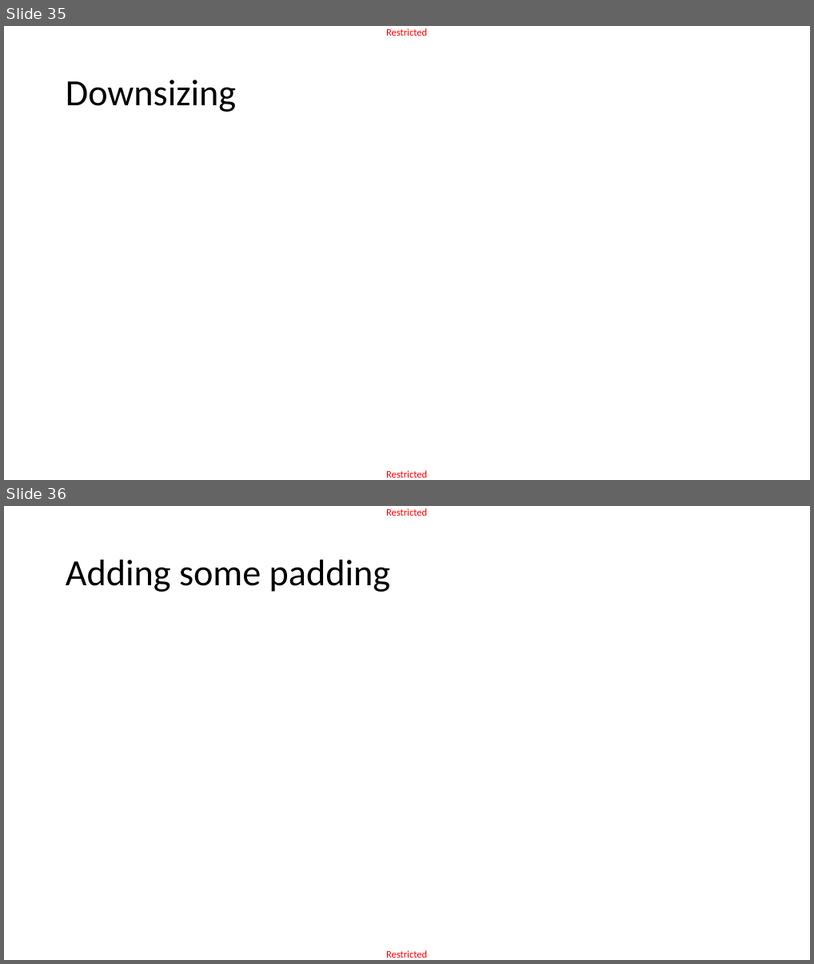
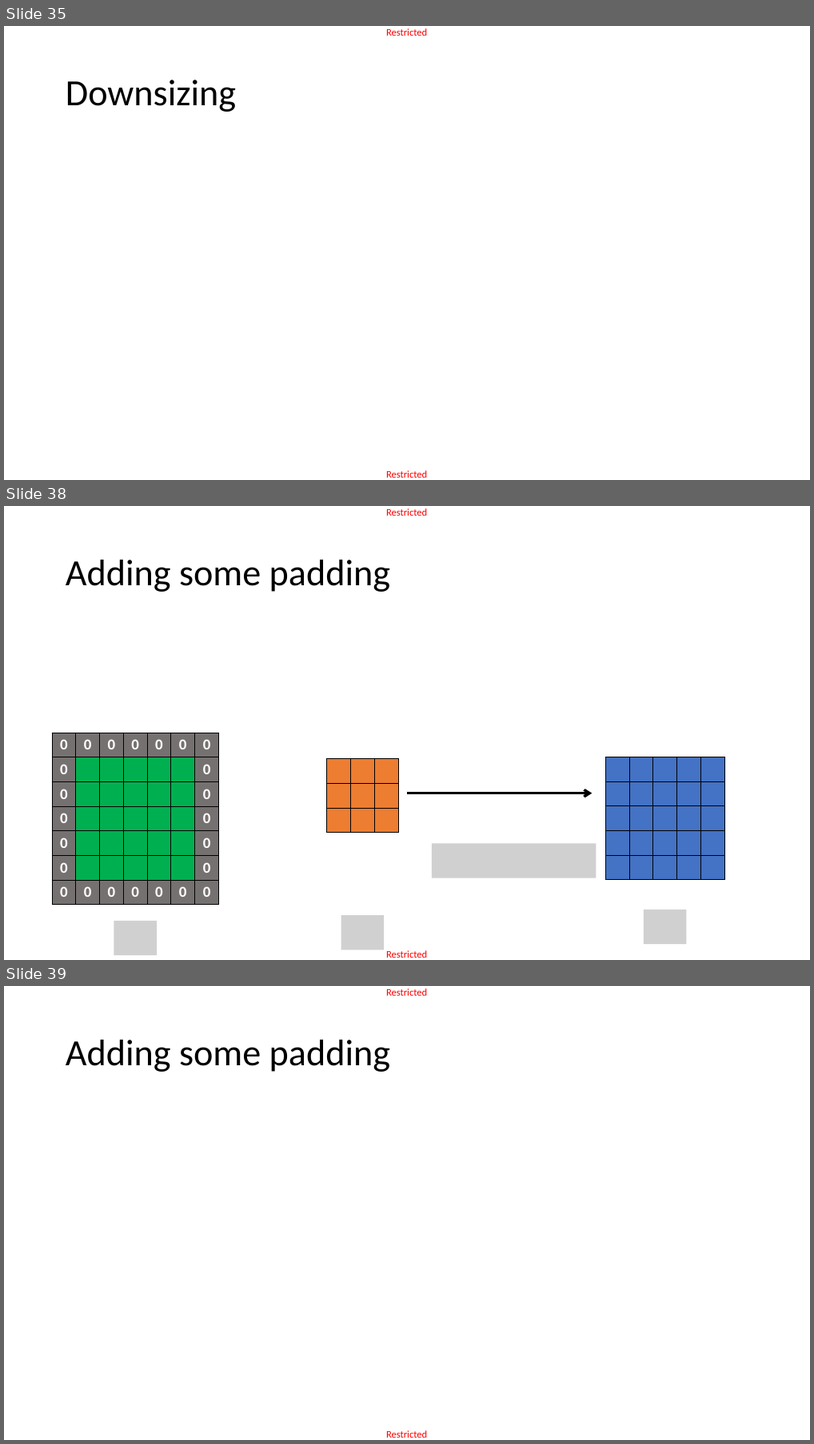
Before and after one commit to matthieudemari/SUTD_DL_50_039, a slide deck: W4/0. All/W4.pptx. Shown one above the other, each under a label of ours: slides 35 and 36 before the commit, slides 35, 38 and 39 after it; the slides between them are not shown. The pictures are 814x964 and 814x1444 pixels, drawn with LibreOffice and Linux fonts; fonts in the diff are those of the drawing; grey boxes stand for pictures. Boxes give left, top, right and bottom in pixels: in the first picture for what was removed or moved away, otherwise in the second. Text is boxed around its words. In the diff, an @@ line names an element or a change of style, - is before the commit and + after.

```diff
--- a/W4/0. All/W4.pptx
+++ b/W4/0. All/W4.pptx
@@ slide 38 added at (4, 506, 810, 960), background #FFFFFF; not listed: 2 template elements that a slide beside it also shows @@
@@ title added at (66, 560, 390, 592), 44 pt, text #000000 @@
+Adding some padding
@@ table added at (52, 732, 217, 902), 7 rows, 7 columns @@
+0 | 0 | 0 | 0 | 0 | 0 | 0
+0 |  |  |  |  |  | 0
+0 |  |  |  |  |  | 0
+0 |  |  |  |  |  | 0
+0 |  |  |  |  |  | 0
+0 |  |  |  |  |  | 0
+0 | 0 | 0 | 0 | 0 | 0 | 0
@@ table added at (327, 759, 398, 832), 3 rows, 3 columns @@
+ |  | 
+ |  | 
+ |  | 
@@ table added at (606, 756, 724, 877), 5 rows, 5 columns @@
+ |  |  |  | 
+ |  |  |  | 
+ |  |  |  | 
+ |  |  |  | 
+ |  |  |  | 
@@ arrow added from (407, 792) to (593, 792), #000000 3 pt @@
@@ picture added at (432, 843, 596, 877) @@
@@ picture added at (644, 909, 687, 944) @@
@@ picture added at (114, 920, 157, 955) @@
@@ picture added at (342, 915, 385, 949) @@
@@ what was slide 36 is now slide 39 @@
```
Also in this commit, not shown: 7 slides changed, 34 other slides added, 3 slides removed, 9 other files.
